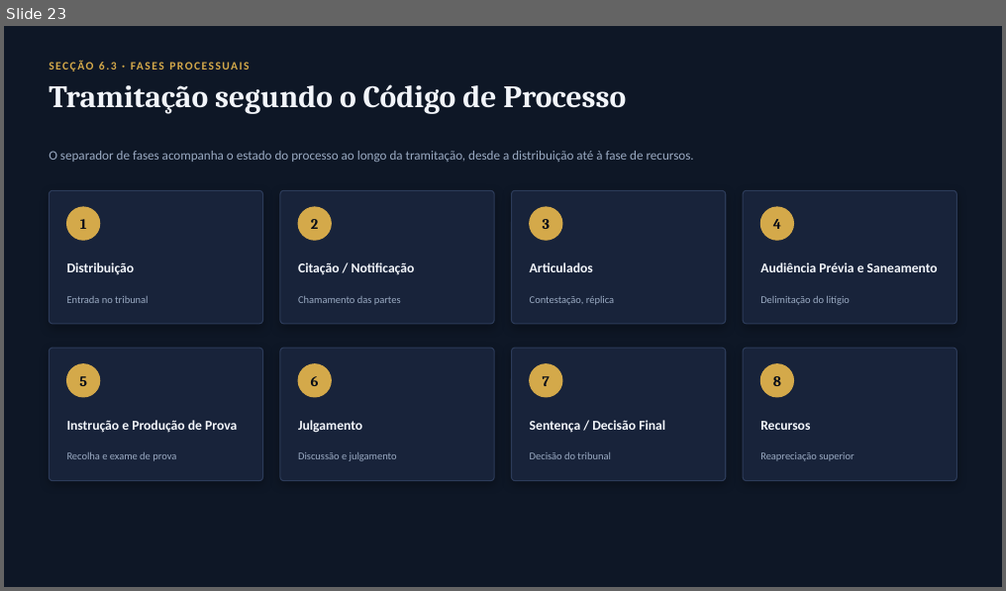
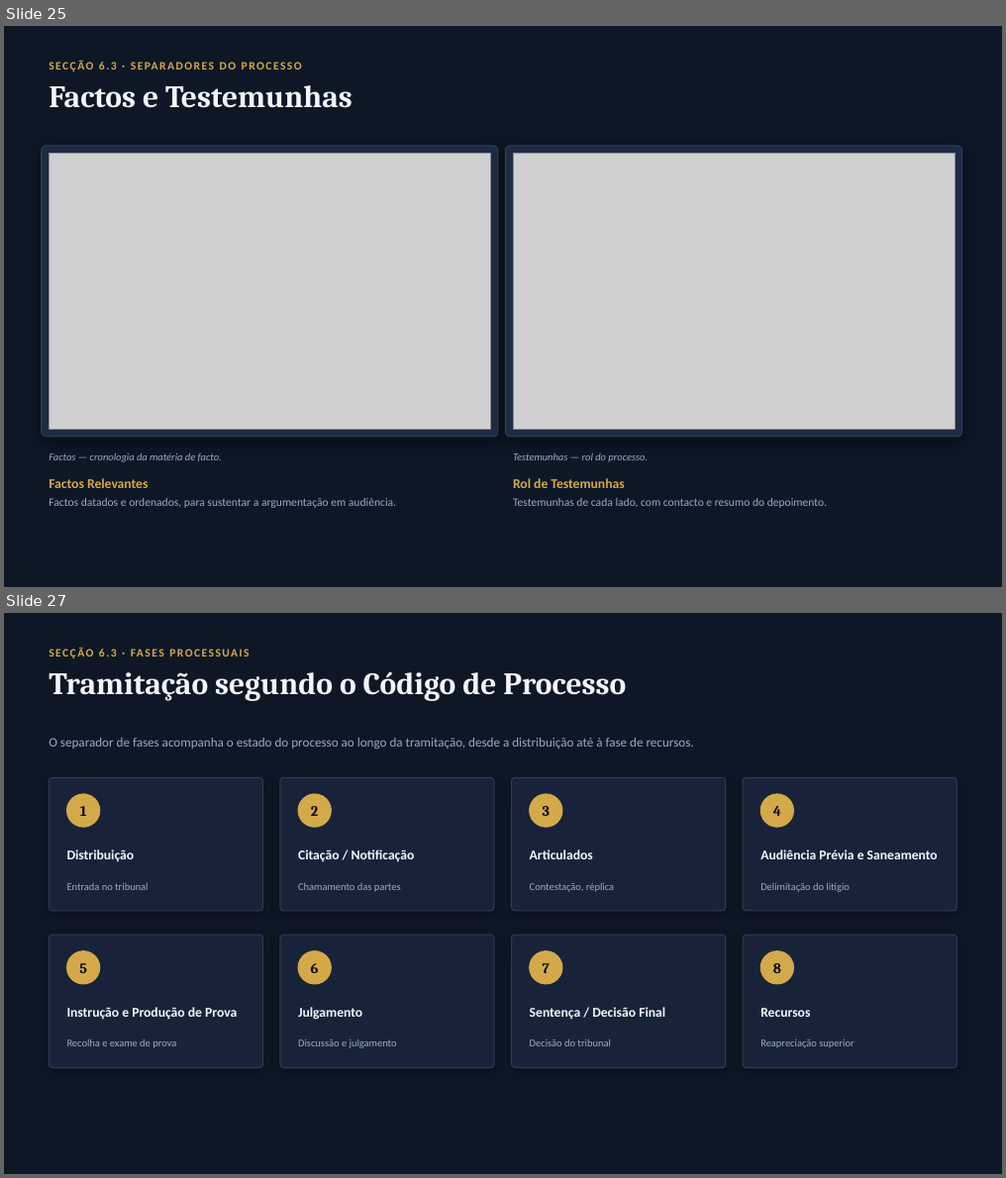
Before and after one commit to tchspprtcv/lexcv, a slide deck: docs/MANUAL_DO_UTILIZADOR.pptx. Shown one above the other, each under a label of ours: slide 23 before the commit, slides 25 and 27 after it; the slides between them are not shown. The pictures are 1006x591 and 1006x1178 pixels, drawn with LibreOffice and Linux fonts; fonts in the diff are those of the drawing; grey boxes stand for pictures. Boxes give left, top, right and bottom in pixels: in the first picture for what was removed or moved away, otherwise in the second. Text is boxed around its words. In the diff, an @@ line names an element or a change of style, - is before the commit and + after.

```diff
--- a/docs/MANUAL_DO_UTILIZADOR.pptx
+++ b/docs/MANUAL_DO_UTILIZADOR.pptx
@@ slide 25 added at [4,26,1002,587], background #0E1726 @@
@@ text added at [99,62,117,70], 11 pt, text #D4A94A, bold @@
+SECÇÃO 6.3 · SEPARADORES DO PROCESSO
@@ text added at [49,85,352,108], 30 pt, text #F2F5FA, bold @@
+Factos e Testemunhas
@@ rounded rectangle added at [42,146,498,437], fill #1E2B45, outline #2C3B59 1 pt @@
@@ picture added at [49,154,491,430] @@
@@ rounded rectangle added at [506,146,962,437], fill #1E2B45, outline #2C3B59 1 pt @@
@@ picture added at [513,154,954,430] @@
@@ text added at [49,454,222,463], 10 pt, text #9AAAC2, italic @@
+Factos — cronologia da matéria de facto.
@@ text added at [513,454,648,463], 10 pt, text #9AAAC2, italic @@
+Testemunhas — rol do processo.
@@ text added at [49,478,148,488], 13 pt, text #D4A94A, bold @@
+Factos Relevantes
@@ text added at [49,498,396,508], 11 pt, text #9AAAC2 @@
+Factos datados e ordenados, para sustentar a argumentação em audiência.
@@ text added at [513,478,624,488], 13 pt, text #D4A94A, bold @@
+Rol de Testemunhas
@@ text added at [513,498,827,508], 11 pt, text #9AAAC2 @@
+Testemunhas de cada lado, com contacto e resumo do depoimento.
@@ what was slide 23 is now slide 27 @@
```
Also in this commit, not shown: 1 slide changed, 3 other slides added, 11 other files.
